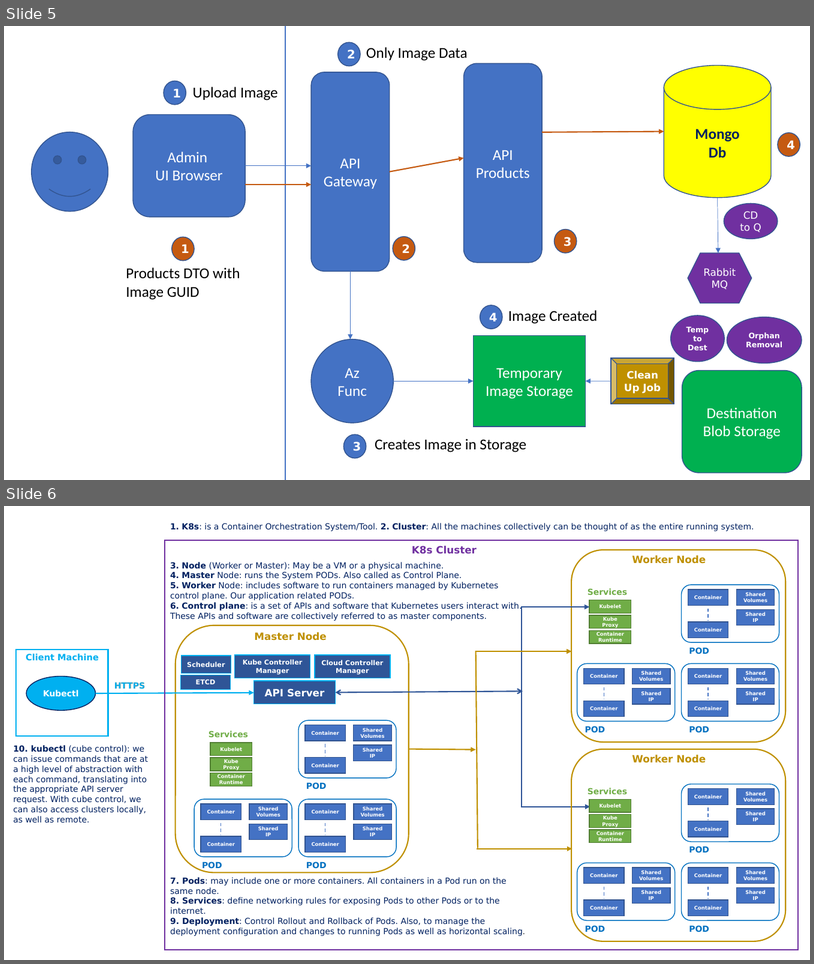
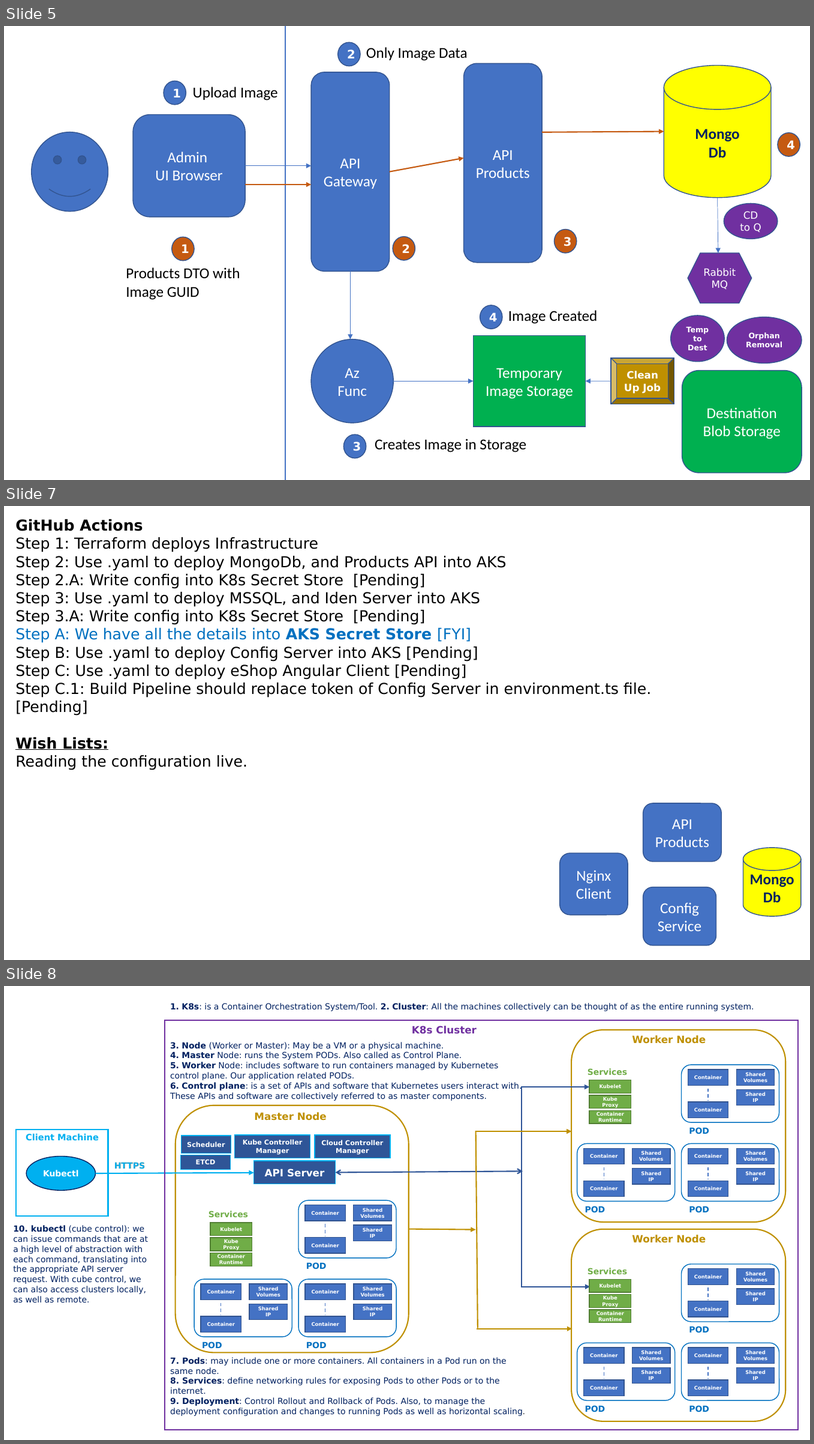
Before and after one commit to vishipayyallore/eshop-main, a slide deck: Documentation/Architecture.pptx. Shown one above the other, each under a label of ours: slides 5 and 6 before the commit, slides 5, 7 and 8 after it; the slides between them are not shown. The pictures are 814x964 and 814x1444 pixels, drawn with LibreOffice and Linux fonts; fonts in the diff are those of the drawing. Boxes give left, top, right and bottom in pixels: in the first picture for what was removed or moved away, otherwise in the second. Text is boxed around its words. In the diff, an @@ line names an element or a change of style, - is before the commit and + after.

```diff
--- a/Documentation/Architecture.pptx
+++ b/Documentation/Architecture.pptx
@@ slide 7 added at box(4, 506, 810, 960), background #FFFFFF @@
@@ text added at box(15, 519, 651, 770), 18 pt, text #000000 @@
+GitHub Actions
+Step 1: Terraform deploys Infrastructure
+Step 2: Use .yaml to deploy MongoDb, and Products API into AKS
+Step 2.A: Write config into K8s Secret Store [Pending]
+Step 3: Use .yaml to deploy MSSQL, and Iden Server into AKS
+Step 3.A: Write config into K8s Secret Store [Pending]
+Step A: We have all the details into AKS Secret Store [FYI]
+Step B: Use .yaml to deploy Config Server into AKS [Pending]
+Step C: Use .yaml to deploy eShop Angular Client [Pending]
+Step C.1: Build Pipeline should replace token of Config Server in environment.ts file. [Pending]
+Wish Lists:
+Reading the configuration live.
@@ rounded rectangle added at box(644, 803, 722, 861), fill #4472C4, outline #325491 1 pt, 18 pt, text #FFFFFF @@
+API Products
@@ cylinder added at box(744, 847, 802, 916), fill #FFFF00, outline #325491 1 pt, 18 pt, text #002060, bold @@
+Mongo
+Db
@@ rounded rectangle added at box(560, 853, 629, 915), fill #4472C4, outline #325491 1 pt, 18 pt, text #FFFFFF @@
+Nginx
+Client
@@ rounded rectangle added at box(644, 887, 717, 945), fill #4472C4, outline #325491 1 pt, 18 pt, text #FFFFFF @@
+Config
+Service
@@ what was slide 6 is now slide 8 @@
```
Also in this commit, not shown: 1 other slide added.
